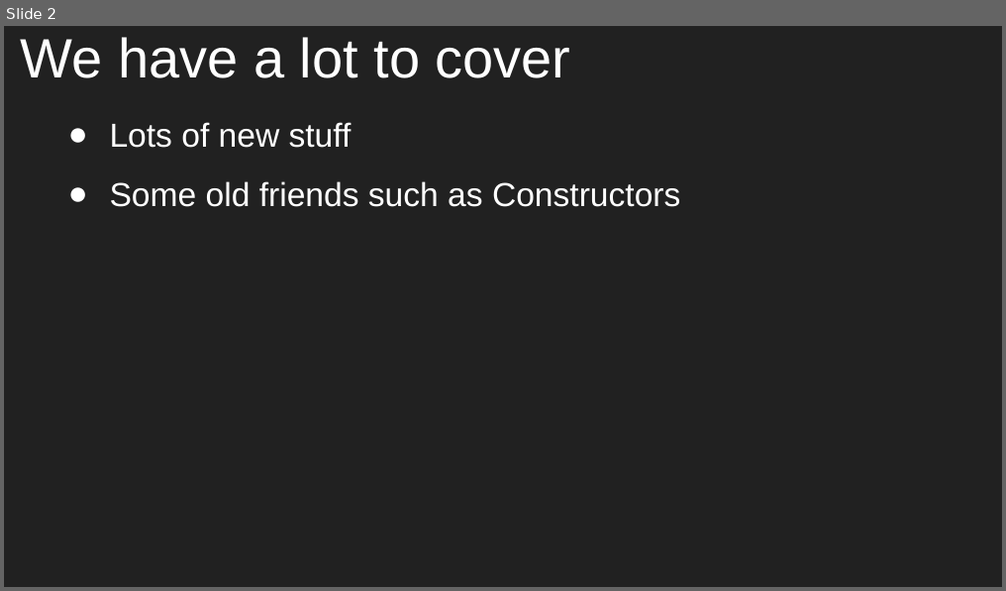
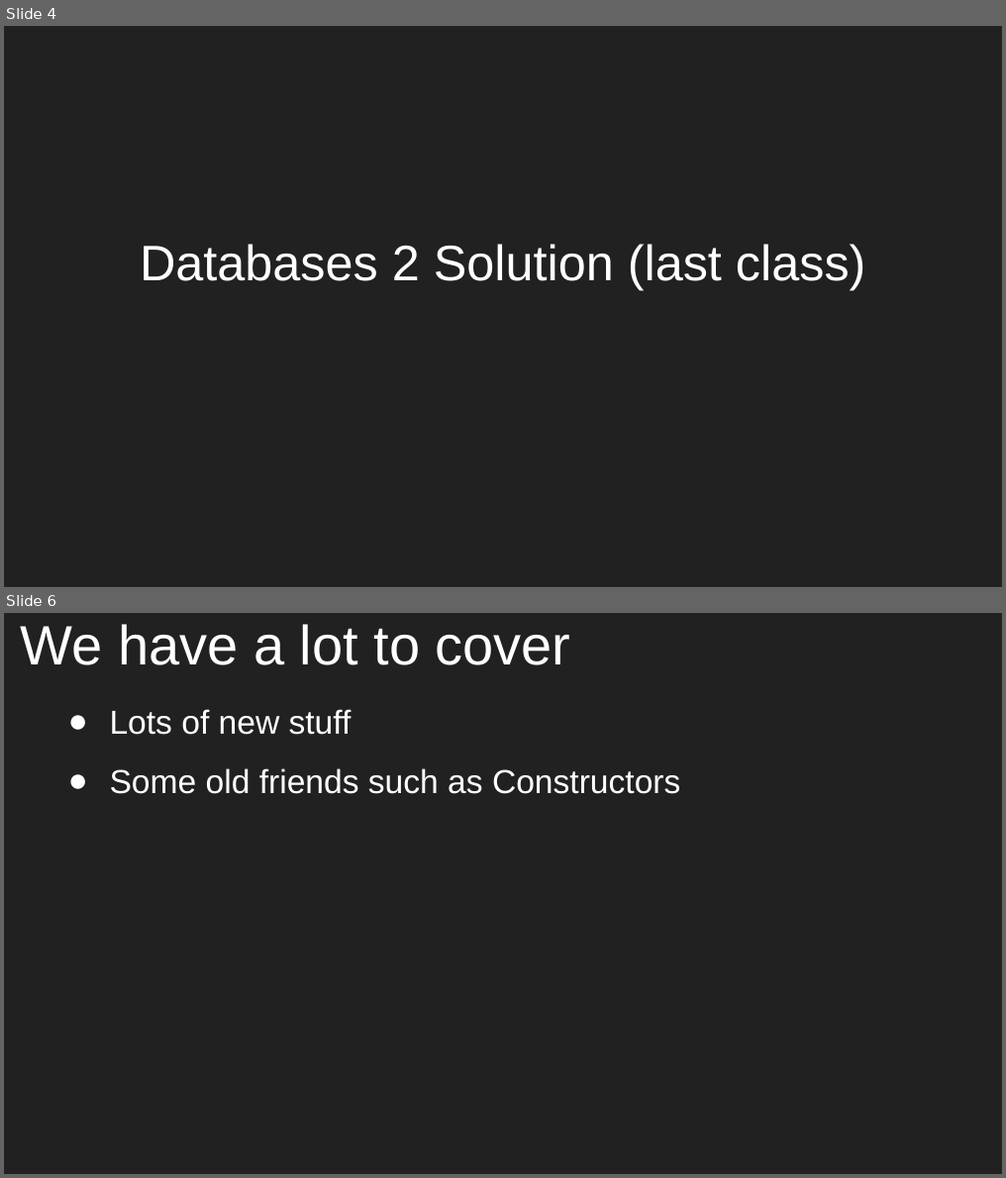
Before and after one commit to aleesham/lc101-unit2, a slide deck: slides/Unit 2 - LC 101 - Class 9.pptx. Shown one above the other, each under a label of ours: slide 2 before the commit, slides 4 and 6 after it; the slides between them are not shown. The pictures are 1006x591 and 1006x1178 pixels, drawn with LibreOffice and Linux fonts; fonts in the diff are those of the drawing. Boxes give left, top, right and bottom in pixels: in the first picture for what was removed or moved away, otherwise in the second. Text is boxed around its words. In the diff, an @@ line names an element or a change of style, - is before the commit and + after.

```diff
--- a/slides/Unit 2 - LC 101 - Class 9.pptx
+++ b/slides/Unit 2 - LC 101 - Class 9.pptx
@@ slide 4 added at box(4, 26, 1002, 587), background #212121 @@
@@ title added at box(140, 244, 866, 290), 36 pt, text #FFFFFF @@
+Databases 2 Solution (last class)
@@ what was slide 2 is now slide 6 @@
```
Also in this commit, not shown: 3 slides changed, 5 other slides added, 1 slide removed.
